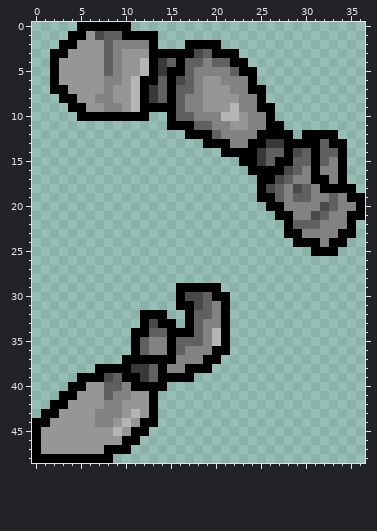
A pixel-art sprite gets an edit: trunk/tds.gmx/sprites/images/spr_player_arms_0.png. The first picture shows the starting point.
The file is 62x70 pixels. The old version is drawn lined up with the new one, on the new canvas.
After:
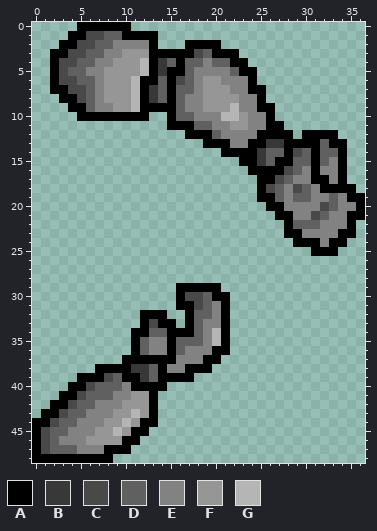
Palette (. is transparent): A #000000  B #383838  C #494949  D #606060  E #828282  F #969696  G #b5b5b5
Diff:
{"change": "canvas 62x70 -> 37x49, the old top-left corner now at -21,-12 (the part of the old canvas that was cut away was empty and is not shown)"}
{"y":1,"x":6,"old":"F","new":"C"}
{"y":2,"x":5,"old":"FFF","new":"CCD"}
{"y":3,"x":4,"old":"FFFFD","new":"CCDDE"}
{"y":4,"x":3,"old":"FFFFFDE","new":"CCDDEEF"}
{"y":5,"x":3,"old":"FFFFFDE","new":"CDDEEFF"}
{"y":6,"x":3,"old":"FFFFFEE","new":"CCDDEFF"}
{"y":7,"x":4,"old":"FFFFE","new":"CCDEF"}
{"y":8,"x":5,"old":"FF","new":"CD"}
{"y":8,"x":8,"old":"E","new":"F"}
{"y":9,"x":6,"old":"FF","new":"DE"}
{"y":9,"x":9,"old":"E","new":"F"}
{"y":40,"x":6,"old":"FF","new":"CD"}
{"y":41,"x":5,"old":"FFF","new":"CDD"}
{"y":42,"x":4,"old":"FFFF","new":"CDDE"}
{"y":43,"x":3,"old":"FFFF","new":"CDDE"}
{"y":43,"x":9,"old":"E","new":"F"}
{"y":44,"x":2,"old":"FFFFF","new":"CDDEE"}
{"y":44,"x":8,"old":"E","new":"F"}
{"y":45,"x":1,"old":"FFFFFF","new":"CDDEEE"}
{"y":46,"x":1,"old":"FFFFF","new":"CDEEE"}
{"y":47,"x":1,"old":"FFFFFFF","new":"CDDDEEE"}
